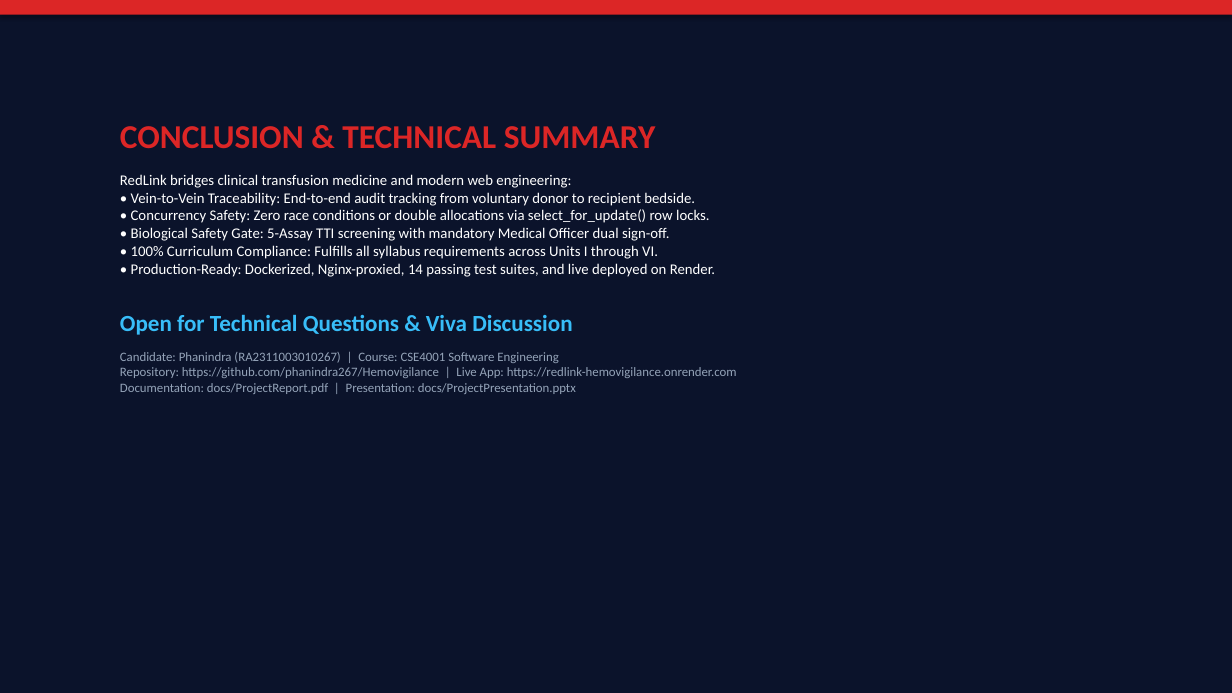
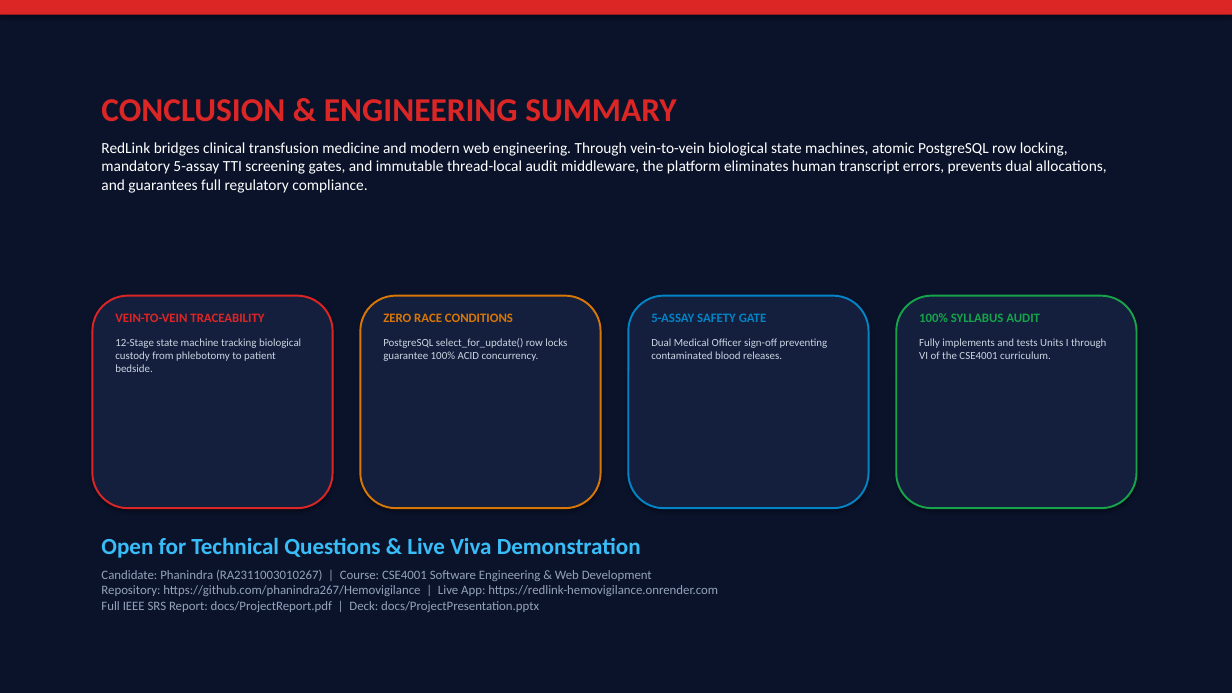
Before and after one commit to phanindra267/Hemovigilance, a slide deck: slide 24 of docs/ProjectPresentation.pptx. Drawn at 1232x693 pixels with LibreOffice and Linux fonts; fonts in the diff are those of the drawing. Boxes give left, top, right and bottom in pixels: in the first picture for what was removed or moved away, otherwise in the second. Text is boxed around its words. In the diff, an @@ line names an element or a change of style, - is before the commit and + after.

Commit message:
docs: complete visual redesign of PowerPoint deck with 20 high-res infographics (70/30 visual balance)

```diff
--- a/docs/ProjectPresentation.pptx
+++ b/docs/ProjectPresentation.pptx
@@ text at [101, 99, 1107, 193]: text changed; size 11.5 to 12 pt @@
-CONCLUSION & TECHNICAL SUMMARY
-RedLink bridges clinical transfusion medicine and modern web engineering:
-• Vein-to-Vein Traceability: End-to-end audit tracking from voluntary donor to recipient bedside.
-• Concurrency Safety: Zero race conditions or double allocations via select_for_update() row locks.
-• Biological Safety Gate: 5-Assay TTI screening with mandatory Medical Officer dual sign-off.
-• 100% Curriculum Compliance: Fulfills all syllabus requirements across Units I through VI.
-• Production-Ready: Dockerized, Nginx-proxied, 14 passing test suites, and live deployed on Render.
-Open for Technical Questions & Viva Discussion
-Candidate: Phanindra (RA2311003010267) | Course: CSE4001 Software Engineering
-Repository: https://github.com/phanindra267/Hemovigilance | Live App: https://redlink-hemovigilance.onrender.com
-Documentation: docs/ProjectReport.pdf | Presentation: docs/ProjectPresentation.pptx
+CONCLUSION & ENGINEERING SUMMARY
+RedLink bridges clinical transfusion medicine and modern web engineering. Through vein-to-vein biological state machines, atomic PostgreSQL row locking, mandatory 5-assay TTI screening gates, and immutable thread-local audit middleware, the platform eliminates human transcript errors, prevents dual allocations, and guarantees full regulatory compliance.
@@ rounded rectangle added at [92, 296, 333, 508], fill #131F3D, outline #DC2626 1.5 pt @@
@@ rounded rectangle added at [360, 296, 601, 508], fill #131F3D, outline #D97706 1.5 pt @@
@@ rounded rectangle added at [628, 296, 869, 508], fill #131F3D, outline #0284C7 1.5 pt @@
@@ rounded rectangle added at [897, 296, 1137, 508], fill #131F3D, outline #16A34A 1.5 pt @@
@@ text added at [115, 313, 301, 372], 8.5 pt, text #CBD5E1 @@
+VEIN-TO-VEIN TRACEABILITY
+12-Stage state machine tracking biological custody from phlebotomy to patient bedside.
@@ text added at [383, 313, 567, 361], 8.5 pt, text #CBD5E1 @@
+ZERO RACE CONDITIONS
+PostgreSQL select_for_update() row locks guarantee 100% ACID concurrency.
@@ text added at [651, 313, 828, 359], 8.5 pt, text #CBD5E1 @@
+5-ASSAY SAFETY GATE
+Dual Medical Officer sign-off preventing contaminated blood releases.
@@ text added at [919, 313, 1106, 359], 8.5 pt, text #CBD5E1 @@
+100% SYLLABUS AUDIT
+Fully implements and tests Units I through VI of the CSE4001 curriculum.
@@ text added at [101, 537, 718, 612], 10 pt, text #94A3B8 @@
+Open for Technical Questions & Live Viva Demonstration
+Candidate: Phanindra (RA2311003010267) | Course: CSE4001 Software Engineering & Web Development
+Repository: https://github.com/phanindra267/Hemovigilance | Live App: https://redlink-hemovigilance.onrender.com
+Full IEEE SRS Report: docs/ProjectReport.pdf | Deck: docs/ProjectPresentation.pptx
```
Also in this commit, not shown: 23 other slides changed, 7 other files.
